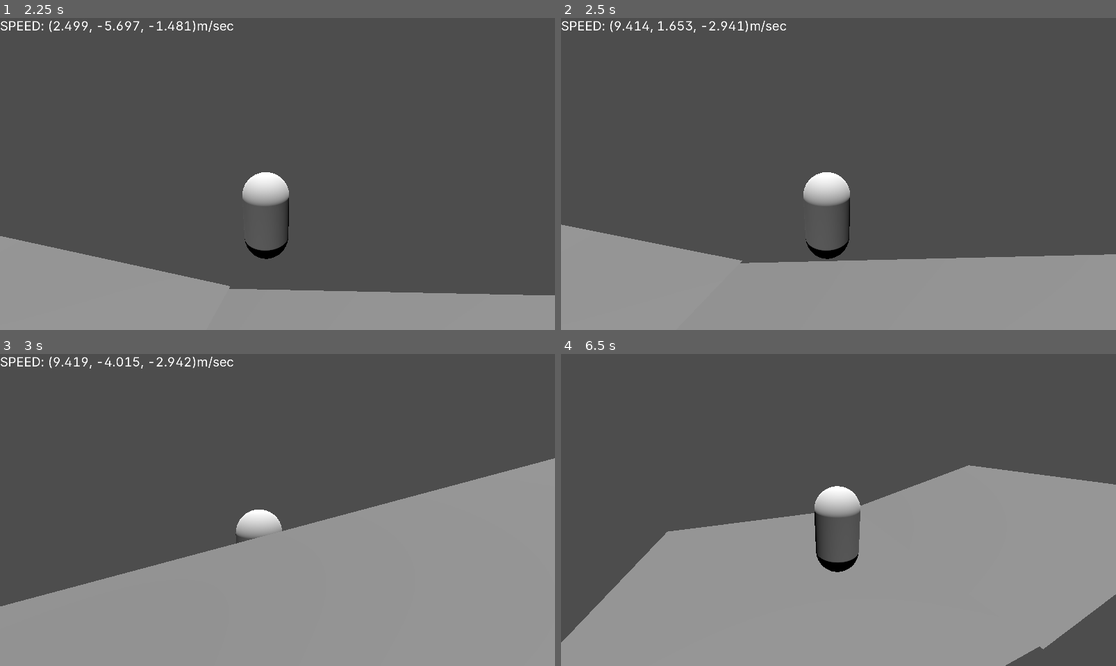
Above: before the commit, frames 1-4 (two rows, left to right).
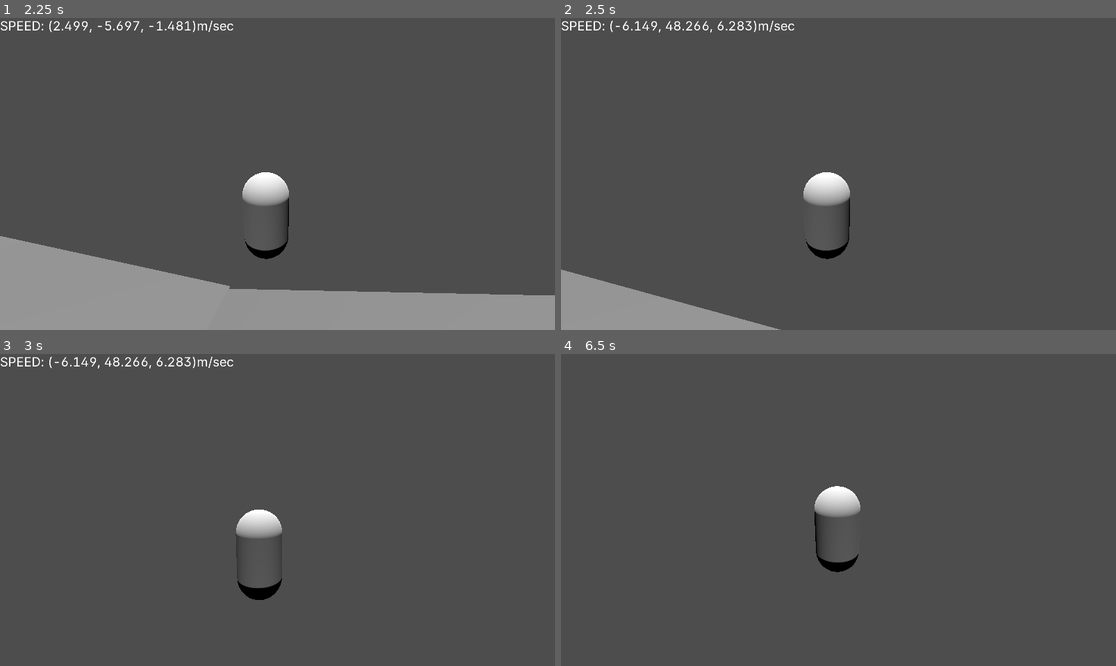
Above: after the commit, the same moments.

Repository: xmamalou/firefly
Game: Godot game, scene res://levels/test_level.tscn
Same seed, same stepped clock (60 frames per second), same inputs: the game is played once before the commit and once after it. The project has no main scene, so this scene is started directly.
Inputs (mouse positions are in pixels of both pictures, inside the frame that each line leads up to):
- Up to frame 1 (2.25 s): tap Enter at 0.5 s; move the mouse to (305, 174) at 0.52 s; hold D (move_right) 0.53-1.28 s; hold Space (jump) 0.53-1.28 s; move the mouse to (249, 174) at 1.27 s; hold S (move_back) 1.28-2.03 s; tap W (move_front) at 1.35 s; tap Space (jump) at 1.52, 1.55, 1.82 s; move the mouse to (288, 167) at 2.02 s; hold D (move_right) from 2.03 s (still down); hold Tab (toggle_panel) from 2.03 s (still down)
- Up to frame 2 (2.5 s): keep holding D (move_right); keep holding Tab (toggle_panel); tap Space (jump) at 2.3 s
- Up to frame 3 (3 s): keep holding D (move_right); move the mouse to (271, 516) at 2.77 s; release Tab (toggle_panel) at 2.78 s; tap Space (jump) at 2.85 s
- Up to frame 4 (6.5 s): tap Space (jump) at 3.02, 3.32, 4.52, 4.55, 4.82, 6.02, 6.05, 6.32 s; move the mouse to (877, 513) at 3.52 s; release D (move_right) at 3.53 s; hold Space (jump) 3.53-4.28 s; hold A (move_left) 3.53-5.03 s; tap W (move_front) at 3.6, 5.85 s; move the mouse to (794, 506) at 4.27 s; tap Tab (toggle_panel) at 4.35 s; move the mouse to (844, 510) at 5.02 s; hold S (move_back) 5.03-5.78 s; hold Space (jump) 5.03-5.78 s; move the mouse to (816, 503) at 5.77 s; hold D (move_right) from 5.78 s (still down)

Frame 1 is identical in both runs. In frame 2, 21% of the frame differs, in the area x 0-100%, y 0-100%; in frame 3, 43%; in frame 4, 45%, in the area x 0-100%, y 35-100%.
Error in both runs: Invalid access to property or key 'bounce' on a base object of type 'Nil'. (res://scripts/objects/placeholder_ground.gd:25)

Commit message:
Made gravity into vector and added bouncing

Diff:
--- a/scripts/objects/player.gd
+++ b/scripts/objects/player.gd
@@ -11,7 +11,6 @@
 # WITHOUT WARRANTIES OR CONDITIONS OF ANY KIND, either express or implied.
 # See the License for the specific language governing permissions and
 # limitations under the License.
-
 class_name Player
 extends CharacterBody3D
 ## A class representing a player controllable by the user
@@ -24,26 +23,43 @@
 signal speed_changed(old_speed: Vector3, new_speed: Vector3)
 
 #region Exports
-@export_category("Movement")
-@export_range(1, 40, 1, "suffix:m/sec") var ground_speed: int = 10 ## Specifies the speed of the player when moving on the ground, in SI units
-@export_range(1, 10, 1, "suffix:m/sec") var vertical_speed: int = 2 ## Specifies the speed of the player when jumping, in SI units
-@export_range(1, 10, 1, "suffix:m/sec^2") var gravity_pull: int = 10 ## Specifies the strength of a homogenous gravitational field pulling "down", in SI units
-@export var spawn_point: Node3D ## Specifies a spawn point for the player, in case they are killed
+@export_group("Movement")
+## Specifies the speed of the player when moving on the ground, in SI units
+@export_range(1, 40, 1, "suffix:m/sec") var ground_speed: int = 10
+## Specifies the speed of the player when jumping, in SI units
+@export_range(1, 10, 1, "suffix:m/sec") var vertical_speed: int = 2
+## Specifies the gravity [b]acceleration[/b] vector, in SI units
+@export_custom(PROPERTY_HINT_ARRAY_TYPE, "suffix: m/sec^2") var gravity_pull := Vector3(0, -10, 0)
+## Specifies a spawn point for the player, in case they are killed
+@export var spawn_point: Node3D
+# ------------------------
+@export_group("Camera")
+## If set to true, camera is inverted
+@export var is_cam_inverted: bool = false
+## How sensitive the camera is to mouse movements
+@export_range(1, 100, 1, "suffix:%") var mouse_sensitivity: float = 5
 #endregion
 
-# Private variables
-#var _tolerance_margin: float = 0.05 ## Specifes a margin where the player is considered to move "practically" orthogonally to a collision object
+#region Private variables
+## Specifes a margin where the player is considered to move "practically" orthogonally to a collision object
+var _tolerance_margin: float = 0.8
+#endregion
 
-#region Onready variables
-@onready var camera := $center/camera as PlayerCamera ## The camera the player controls
-@onready var center := $center as Node3D ## The center that the camera follows
-@onready var mesh := $mesh as MeshInstance3D ## The mesh representing the player
+#region Subnodes
+## The camera the player controls
+@onready var _camera := $center/camera as PlayerCamera
+## The center that the camera follows
+@onready var _center := $center as Node3D
+#@onready var _mesh := $mesh as MeshInstance3D ## The mesh representing the player
 #endregion
 
 # Called when the node enters the scene tree for the first time.
 func _ready() -> void:
 	Input.mouse_mode = Input.MOUSE_MODE_CAPTURED
 	self.position = self.spawn_point.position
+
+	self._camera.is_inverted = self.is_cam_inverted
+	self._camera.sensitivity = self.mouse_sensitivity
 
 
 # Called every frame. 'delta' is the elapsed time since the previous frame.
@@ -57,30 +73,32 @@
 
 	var displacement := Vector3(0, 0, 0)
 	# Displacement due to ground speed and gravity
-	displacement = self.velocity*delta - 0.5*self.gravity_pull*delta**2*Vector3(0, 1, 0)
+	displacement = self.velocity*delta + 0.5*self.gravity_pull*delta**2
 	# Velocity increase (or decrease) due to gravity
-	self.velocity.y -= self.gravity_pull*delta
+	self.velocity += self.gravity_pull*delta
 
 	var collision: KinematicCollision3D = self.move_and_collide(displacement)
 	# Player collides with something
 	if collision:
+		# We want to push the player on the opposite direction
+		self.velocity = -collision.get_remainder().normalized()
+		var collider := collision.get_collider() as Node3D
 		# Kill plane
-		if (collision.get_collider() as Node3D).is_in_group("kill"):
+		if collider.is_in_group("kill"):
 			self.velocity = Vector3(0, 0, 0)
 			self.position = (
 					self.spawn_point.position if self.spawn_point
 					else Vector3(0, 0, 0))
 		# Player cannot move downwards anymore
-		# FIXME: Allow player to fall if not falling *on* ground
-		# TODO: Maybe add bounce as well - instead of zeroing, sets velocity to some amount
-		self.velocity.y = 0
 		# Player is on the ground - they can walk around and perform a jump
-		if (collision.get_collider() as Node3D).is_in_group("ground"):
+		if collider.is_in_group("ground"): # objects in the `ground` group are GroundBody objects, hence they have the `bounce` property
+			self.velocity *= (collider as GroundBody).bounce*(collider as GroundBody).dissipation*(
+					0.0 if abs(self.velocity.y) < self._tolerance_margin else 1.0) # This is to prevent infinite bouncing
 			# Vectors on the xz plane
-			var front_vector := (self.center.position - Vector3(
-					self.camera.position.x,
-					self.center.position.y,
-					self.camera.position.z)).normalized()
+			var front_vector := (self._center.position - Vector3(
+					self._camera.position.x,
+					self._center.position.y,
+					self._camera.position.z)).normalized()
 			var perp_vector := front_vector.cross(collision.get_normal()).normalized()
 			var plane_front_vector := perp_vector.cross(collision.get_normal()).normalized()
 			# Movement on the ground
@@ -89,7 +107,7 @@
 					"move_front",
 					"move_right",
 					"move_left")
-			self.velocity = -self.ground_speed*( movement.x*plane_front_vector
+			self.velocity += -self.ground_speed*( movement.x*plane_front_vector
 					+ movement.y*perp_vector )
 			# Jump
 			if Input.is_action_pressed("jump"):
